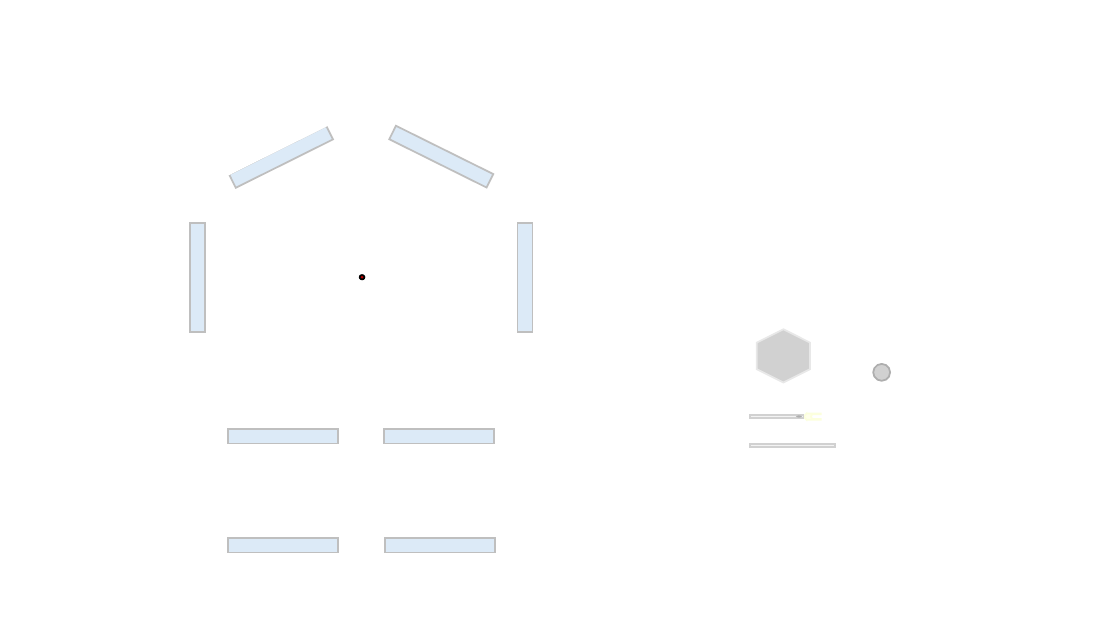
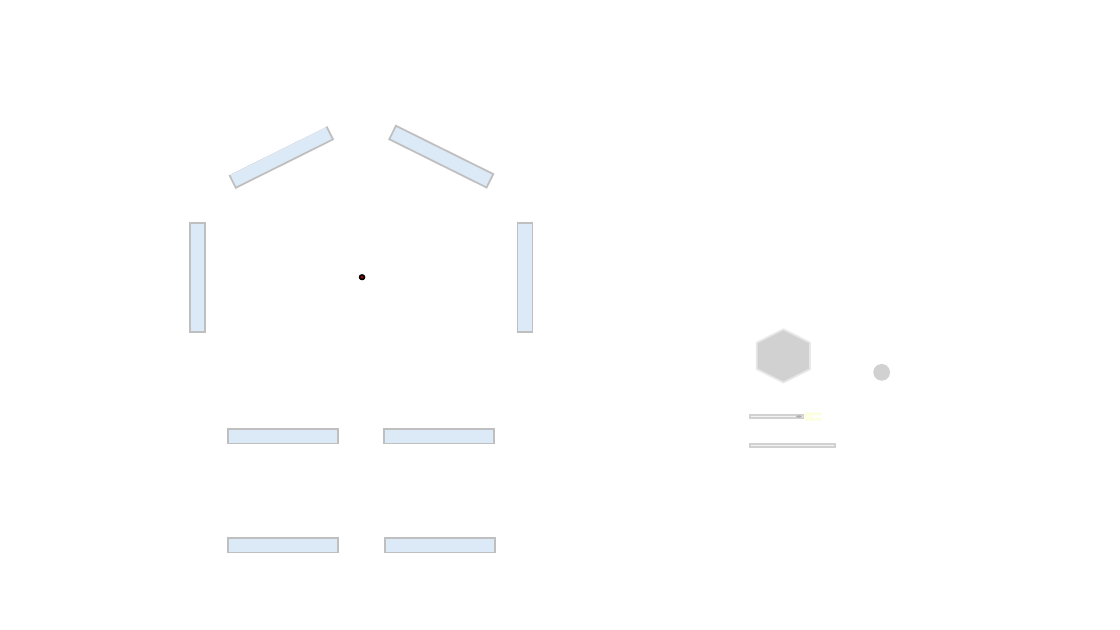
Before and after one commit to Naiery0/Winform_RobotArmUI, a slide deck: slide 11 of Control Design PPT.pptx. Drawn at 1120x630 pixels with LibreOffice and Linux fonts; fonts in the diff are those of the drawing. Boxes give left, top, right and bottom in pixels: in the first picture for what was removed or moved away, otherwise in the second. Text is boxed around its words. In the diff, an @@ line names an element or a change of style, - is before the commit and + after.

```diff
--- a/Control Design PPT.pptx
+++ b/Control Design PPT.pptx
@@ ellipse at <box>874,364,891,381</box>: outline #AEAEAE 1.5 pt to none @@
```
Also in this commit, not shown: 1 other slide changed, 1 slide added, 12 other files.
